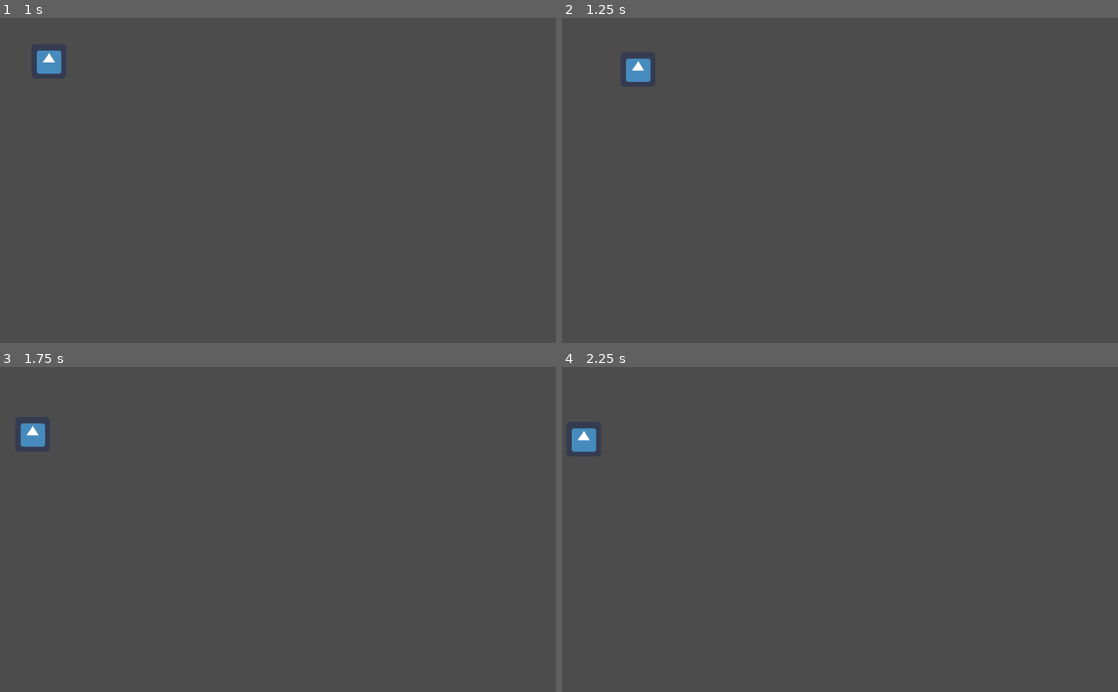
Above: before the commit, frames 1-4 (two rows, left to right).
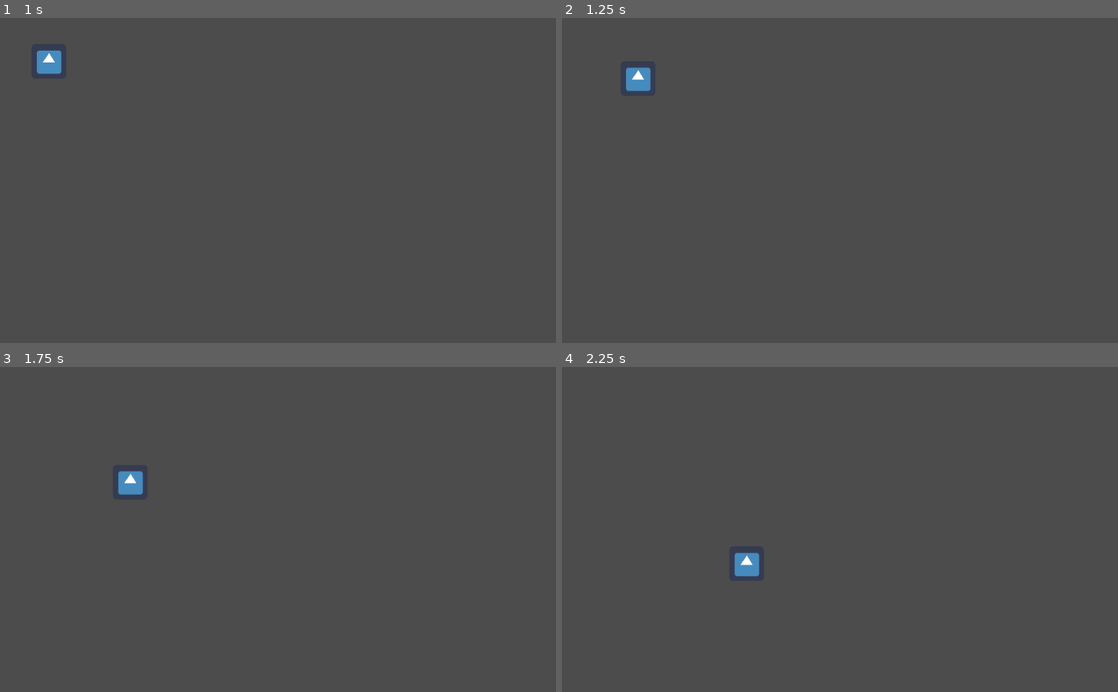
Above: after the commit, the same moments.

Repository: wilcockj/Week0OSUGameJam
Game: Godot game, scene res://Characters/CharacterController.tscn
Same seed, same stepped clock (60 frames per second), same inputs: the game is played once before the commit and once after it. The project has no main scene, so this scene is started directly. The engine's default icon, where the game draws it, is replaced by a stand-in: a white triangle on a blue panel in a dark square.
Inputs:
- Up to frame 1 (1 s): hold Right (ui_right) from 0.53 s (still down); tap 1 (select_1, bound only after the commit) at 0.6 s; tap Space (jump) at 0.77 s; tap 2 (select_2, bound only after the commit) at 0.8 s
- Up to frame 2 (1.25 s): keep holding Right (ui_right); tap Space (jump) at 1.07 s
- Up to frame 3 (1.75 s): release Right (ui_right) at 1.28 s; hold Left (ui_left) from 1.28 s (still down); tap 2 (select_2, bound only after the commit) at 1.35 s; tap Space (jump) at 1.52 s; tap 3 (select_3, bound only after the commit) at 1.55 s
- Up to frame 4 (2.25 s): tap Space (jump) at 1.82 s; release Left (ui_left) at 2.03 s; hold Right (ui_right) from 2.03 s (still down); tap 3 (select_3, bound only after the commit) at 2.1 s

Frame 1 is identical in both runs. In frame 2, 0.3% of the frame differs, in the area x 11-16%, y 12-23%; in frame 3, 0.6%; in frame 4, 0.6%, in the area x 1-36%, y 18-65%.

Commit message:
added extensible epic characters

Diff:
--- /dev/null
+++ b/Godot/Autoload/Global.gd
@@ -0,0 +1,3 @@
+extends Node
+
+var selected = 1
--- a/Godot/Characters/CharacterController.gd
+++ b/Godot/Characters/CharacterController.gd
@@ -1,24 +1,43 @@
+class_name Character
 extends KinematicBody2D
 
-const GRAVITY = 200.0
-const WALK_SPEED = 200
-const JUMP_SPEED = 100.0
+export var GRAVITY = 200.0
+export var WALK_SPEED = 200
+export var JUMP_SPEED = 100.0
 
 var velocity = Vector2()
+var selection_index = 1 setget set_selection, get_selection
+func _physics_process(delta):
+	if selection_index == Global.selected:
 
-func _physics_process(delta):
+
+		if Input.is_action_pressed("ui_left"):
+			velocity.x = -WALK_SPEED
+		elif Input.is_action_pressed("ui_right"):
+			velocity.x =  WALK_SPEED
+		else:
+			velocity.x = 0
+		if Input.is_action_just_pressed("jump"):
+			velocity.y -= JUMP_SPEED
+		# We don't need to multiply velocity by delta because "move_and_slide" already takes delta time into account.
 	velocity.y += delta * GRAVITY
+		# The second parameter of "move_and_slide" is the normal pointing up.
+		# In the case of a 2D platformer, in Godot, upward is negative y, which translates to -1 as a normal.
+	move_and_slide(velocity, Vector2(0, -1))
+	if Input.is_action_just_pressed("select_1"):
+		Global.selected = 1
+	elif Input.is_action_just_pressed("select_2"):
+		Global.selected = 2
+	elif Input.is_action_just_pressed("select_3"):
+		Global.selected = 3
+	elif Input.is_action_just_pressed("select_4"):
+		Global.selected = 4
+	elif Input.is_action_just_pressed("select_5"):
+		Global.selected = 5
+	elif Input.is_action_just_pressed("select_6"):
+		Global.selected = 6
 
-	if Input.is_action_pressed("ui_left"):
-		velocity.x = -WALK_SPEED
-	elif Input.is_action_pressed("ui_right"):
-		velocity.x =  WALK_SPEED
-	else:
-		velocity.x = 0
-	if Input.is_action_just_pressed("jump"):
-		velocity.y -= JUMP_SPEED
-	# We don't need to multiply velocity by delta because "move_and_slide" already takes delta time into account.
-
-	# The second parameter of "move_and_slide" is the normal pointing up.
-	# In the case of a 2D platformer, in Godot, upward is negative y, which translates to -1 as a normal.
-	move_and_slide(velocity, Vector2(0, -1))
+func get_selection():
+	return selection_index
+func set_selection(var new_selection) -> void:
+	selection_index = new_selection
--- a/Godot/Characters/CharacterController.tscn
+++ b/Godot/Characters/CharacterController.tscn
@@ -4,13 +4,13 @@
 [ext_resource path="res://icon.png" type="Texture" id=2]
 
 [sub_resource type="RectangleShape2D" id=1]
-extents = Vector2( 32, 31.5 )
+extents = Vector2( 31.5, 31.5 )
 
 [node name="Character" type="KinematicBody2D"]
 script = ExtResource( 1 )
 
 [node name="CollisionShape2D" type="CollisionShape2D" parent="."]
-position = Vector2( -1, -0.5 )
+position = Vector2( -0.5, -0.5 )
 shape = SubResource( 1 )
 
 [node name="Sprite" type="Sprite" parent="."]
--- /dev/null
+++ b/Godot/Characters/Jumper.gd
@@ -0,0 +1,5 @@
+extends Character
+
+var idx = 2
+func _ready():
+	set_selection(2)
--- /dev/null
+++ b/Godot/Characters/Jumper.tscn
@@ -0,0 +1,18 @@
+[gd_scene load_steps=4 format=2]
+
+[ext_resource path="res://icon.png" type="Texture" id=1]
+[ext_resource path="res://Characters/Jumper.gd" type="Script" id=2]
+
+[sub_resource type="RectangleShape2D" id=1]
+extents = Vector2( 10.5, 33 )
+
+[node name="JumperGuy" type="KinematicBody2D"]
+script = ExtResource( 2 )
+
+[node name="Sprite" type="Sprite" parent="."]
+scale = Vector2( 0.345, 1.045 )
+texture = ExtResource( 1 )
+
+[node name="CollisionShape2D" type="CollisionShape2D" parent="."]
+position = Vector2( -0.5, 0 )
+shape = SubResource( 1 )
--- a/Godot/project.godot
+++ b/Godot/project.godot
@@ -8,10 +8,24 @@
 
 config_version=4
 
+_global_script_classes=[ {
+"base": "KinematicBody2D",
+"class": "Character",
+"language": "GDScript",
+"path": "res://Characters/CharacterController.gd"
+} ]
+_global_script_class_icons={
+"Character": ""
+}
+
 [application]
 
 config/name="Week0OSUGameJam"
 config/icon="res://icon.png"
+
+[autoload]
+
+Global="*res://Autoload/Global.gd"
 
 [gui]
 
@@ -24,6 +38,36 @@
 "events": [ Object(InputEventKey,"resource_local_to_scene":false,"resource_name":"","device":0,"alt":false,"shift":false,"control":false,"meta":false,"command":false,"pressed":false,"scancode":0,"physical_scancode":32,"unicode":0,"echo":false,"script":null)
  ]
 }
+select_1={
+"deadzone": 0.5,
+"events": [ Object(InputEventKey,"resource_local_to_scene":false,"resource_name":"","device":0,"alt":false,"shift":false,"control":false,"meta":false,"command":false,"pressed":false,"scancode":0,"physical_scancode":49,"unicode":0,"echo":false,"script":null)
+ ]
+}
+select_2={
+"deadzone": 0.5,
+"events": [ Object(InputEventKey,"resource_local_to_scene":false,"resource_name":"","device":0,"alt":false,"shift":false,"control":false,"meta":false,"command":false,"pressed":false,"scancode":0,"physical_scancode":50,"unicode":0,"echo":false,"script":null)
+ ]
+}
+select_3={
+"deadzone": 0.5,
+"events": [ Object(InputEventKey,"resource_local_to_scene":false,"resource_name":"","device":0,"alt":false,"shift":false,"control":false,"meta":false,"command":false,"pressed":false,"scancode":0,"physical_scancode":51,"unicode":0,"echo":false,"script":null)
+ ]
+}
+select_4={
+"deadzone": 0.5,
+"events": [ Object(InputEventKey,"resource_local_to_scene":false,"resource_name":"","device":0,"alt":false,"shift":false,"control":false,"meta":false,"command":false,"pressed":false,"scancode":0,"physical_scancode":52,"unicode":0,"echo":false,"script":null)
+ ]
+}
+select_5={
+"deadzone": 0.5,
+"events": [ Object(InputEventKey,"resource_local_to_scene":false,"resource_name":"","device":0,"alt":false,"shift":false,"control":false,"meta":false,"command":false,"pressed":false,"scancode":0,"physical_scancode":53,"unicode":0,"echo":false,"script":null)
+ ]
+}
+select_6={
+"deadzone": 0.5,
+"events": [ Object(InputEventKey,"resource_local_to_scene":false,"resource_name":"","device":0,"alt":false,"shift":false,"control":false,"meta":false,"command":false,"pressed":false,"scancode":0,"physical_scancode":54,"unicode":0,"echo":false,"script":null)
+ ]
+}
 
 [physics]
 
